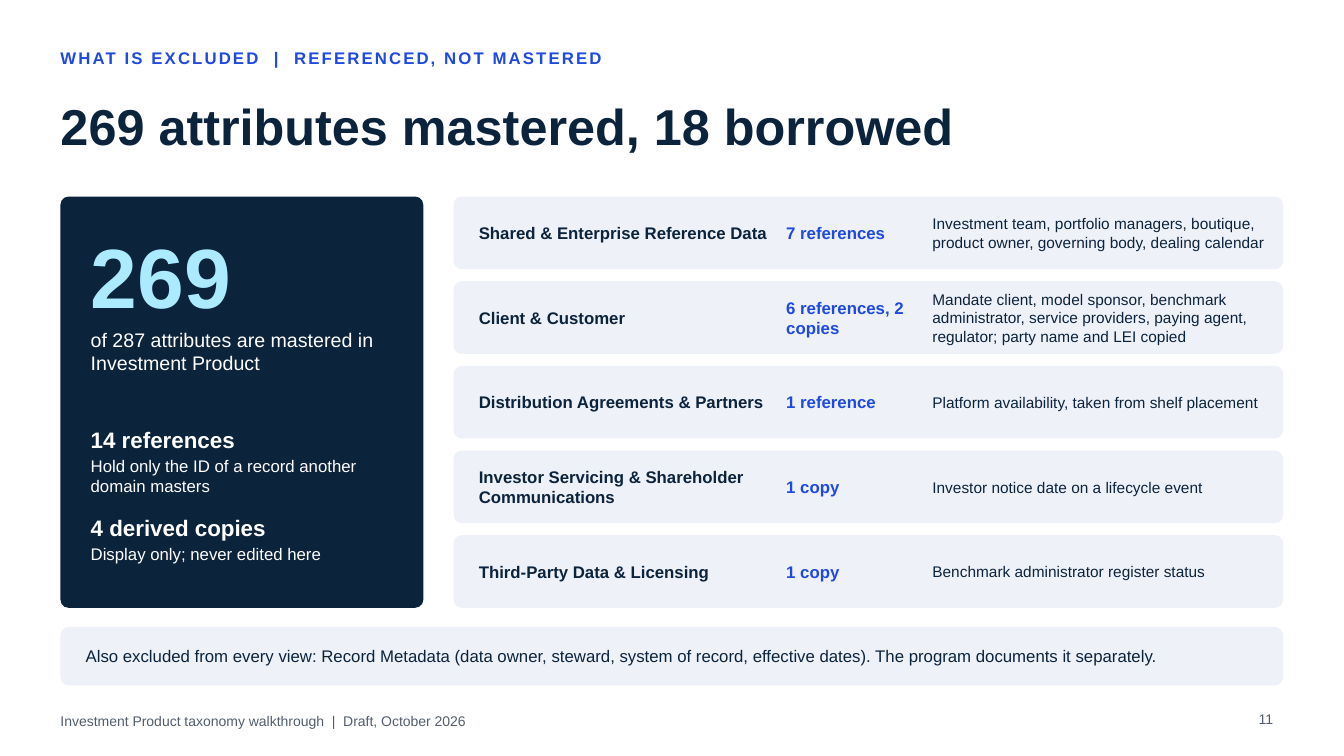
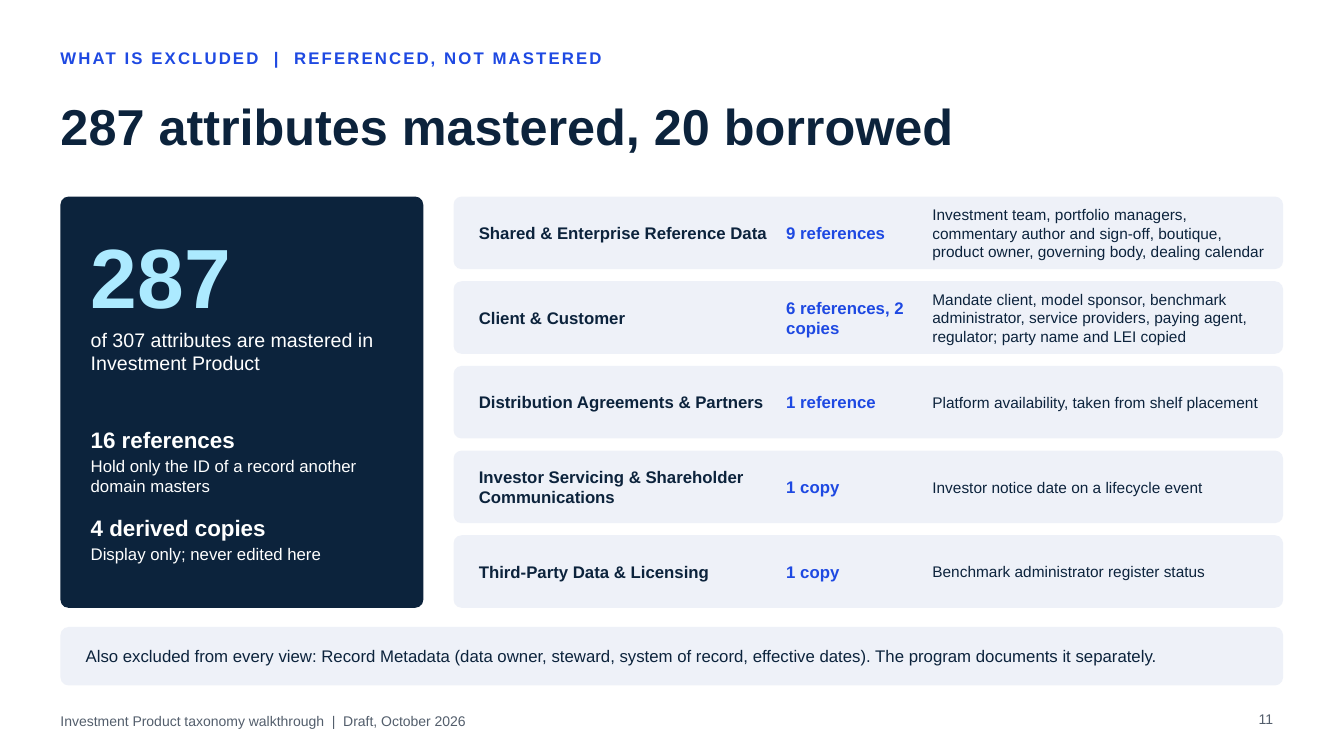
Before and after one commit to jlassetco/amt, a slide deck: slide 11 of Investment_Product_Taxonomy_Walkthrough.pptx. Drawn at 1344x756 pixels with LibreOffice and Linux fonts; fonts in the diff are those of the drawing. Boxes give left, top, right and bottom in pixels: in the first picture for what was removed or moved away, otherwise in the second. Text is boxed around its words. In the diff, an @@ line names an element or a change of style, - is before the commit and + after.

```diff
--- a/Investment_Product_Taxonomy_Walkthrough.pptx
+++ b/Investment_Product_Taxonomy_Walkthrough.pptx
@@ title at box(60, 108, 953, 153): text changed @@
-269 attributes mastered, 18 borrowed
+287 attributes mastered, 20 borrowed
@@ text at box(932, 209, 1264, 260): text changed @@
-Investment team, portfolio managers, boutique, product owner, governing body, dealing calendar
+Investment team, portfolio managers, commentary author and sign-off, boutique, product owner, governing body, dealing calendar
@@ text at box(786, 227, 885, 239): text changed @@
-7 references
+9 references
@@ text at box(91, 249, 231, 309): text changed @@
-269
+287
@@ text at box(91, 332, 373, 371): text changed @@
-of 287 attributes are mastered in Investment Product
+of 307 attributes are mastered in Investment Product
@@ text at box(91, 431, 235, 449): text changed @@
-14 references
+16 references
```
Also in this commit, not shown: 10 other slides changed, 1 other file.
